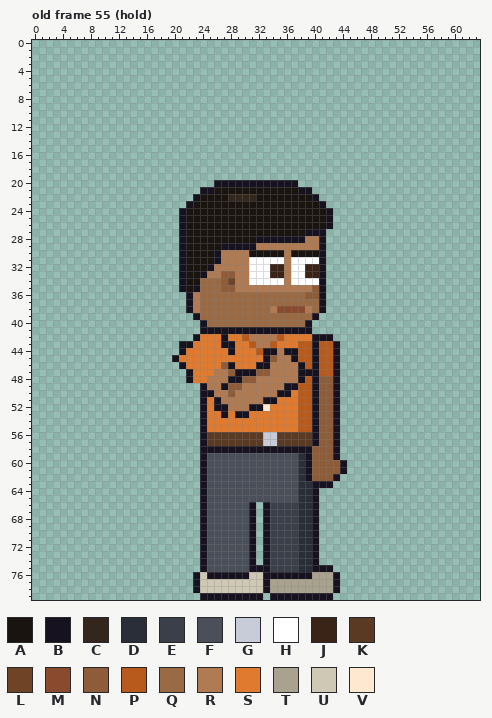
Two versions of one pixel-art file, sprites/expo/expo_vendo_right_anim.aseprite. The first picture shows the starting point.
64x80 pixels, 123 frames. Colours within 5 levels of each other are drawn and written as one. Shown: old frame 55 (hold). The commit also changed other frames, which this record leaves out.
Visible layers, top first: "Arm Top", "Stubble", "Hair", "Face", "Watch", "Near Arm", "Collar", "Belt", "Shirt", "Body", "Back Arm", "Pants", "Shoes".
Palette (. is transparent): A #1a1410  B #17121f  C #33261c  D #2a2e38  E #3a3f4a  F #4a4f5a  G #c8ccd8  H #ffffff  J #3a2418  K #5a3a22  L #6e4326  M #8a4a2e  N #8e5c38  P #b85a1c  Q #9a6a44  R #b07a52  S #e07a2e  T #a9a28f  U #cfc8b5  V #ffe8d0
Pixels before, old frame 55 (hold) (only the part around the change), first column x 4:
14 ...........................................................
15 ...........................................................
16 ...........................................................
17 ...........................................................
18 ...........................................................
19 ...........................................................
20 ......................BBBBBBBBBBBB.........................
21 ....................BBAAAAAAAAAAAABB.......................
22 ...................BAAAACCCCAAAAAAAAB......................
23 ..................BAAAAAAAAAAAAAAAAAAB.....................
24 .................BAAAAAAAAAAAAAAAAAAAAB....................
25 .................BAAAAAAAAAAAAAAAAAAAAB....................
26 .................BAAAAAAAAAAAAAAAAAAAAB....................
27 .................BAAAAAAAAAAAAAAAAABBB.....................
28 .................BAAAAAAAAAABBBBBBBRRB.....................
29 .................BAAAAABBBBBRRRRRRRRRB.....................
30 .................BAAAABRRRRAAAAARAAAAB.....................
31 .................BAAAABRRRRHHHHHRHHHHB.....................
32 .................BAAABRRRRRHHHJJRHHJJB.....................
33 .................BAABRRNNRRHHHJJRHHJJB.....................
34 .................BAAQQQNLRRHHHHHRHHHHB.....................
35 .................BABQQQNNRRRRRRRRRRRNB.....................
36 ..................BRQQQQQQQQQQQQQQQNNB.....................
37 ..................BRQQQQQQQQQQQQQQQQQB.....................
38 ..................BRQQQQQQQQQQRMMMMRQB.....................
39 ...................BQQQQQQQQQQQQQQQQB......................
40 ....................BQQQQQQQQQQQQQQB.......................
41 ....................BBBBBBBBBBBBBBBB.......................
42 ...................BSSSBSSPRRRRPSSSSBBB....................
43 .................BBSSSSBBSSPRRPSSSPPBPPB...................
44 .................BSSSSSSBSSSPBBRBBPPBPPB...................
45 ................BSSSSSSSSSSSSBNRRBPPBPPB...................
46 .................BSSSSSNBSSSBBRRRRBPBPPB...................
47 ..................BSSSRRNBBBNNRRRRBBBPPB...................
48 ..................BSSRRRBBNNRRRRRRBPBNNB...................
49 ....................BRRBNNRRRRRRBBPPBNNB...................
50 ....................BBRRNRRRRRRBBSPPBNNB...................
51 ....................BSBRRRRRRBBSSSPPBNNB...................
52 ....................BSBBRRRBBVSSSSPPBNNB...................
53 ....................BSSBSBBSSSSSSSPPBNNB...................
54 ....................BSSSSSSSSSSSSSPPBNNB...................
55 ....................BSSSSSSSSSSSSSPPBNNB...................
56 ....................BKKKKKKKKGGKKKKKBNNB...................
57 ....................BKKKKKKKKGGKKKKKBNNB...................
58 ....................BBBBBBBBBBBBBBBBNNNB...................
59 ....................BFFFFFFFFFFFFFDBNNNB...................
60 ....................BFFFFFFFFFFFFFDBNNNNB..................
61 ....................BFFFFFFFFFFFFFDBNNNNB..................
62 ....................BFFFFFFFFFFFFFDBNNNB...................
63 ....................BFFFFFFFFFFFFFDDBBB....................
64 ....................BFFFFFFFFFFFFFDDB......................
65 ....................BFFFFFFFFFFFFFDDB......................
66 ....................BFFFFFFB.BEEEEDDB......................
67 ....................BFFFFFFB.BEEEEDDB......................
68 ....................BFFFFFFB.BEEEEDDB......................
69 ....................BFFFFFFB.BEEEEDDB......................
70 ....................BFFFFFFB.BEEEEDDB......................
The result:
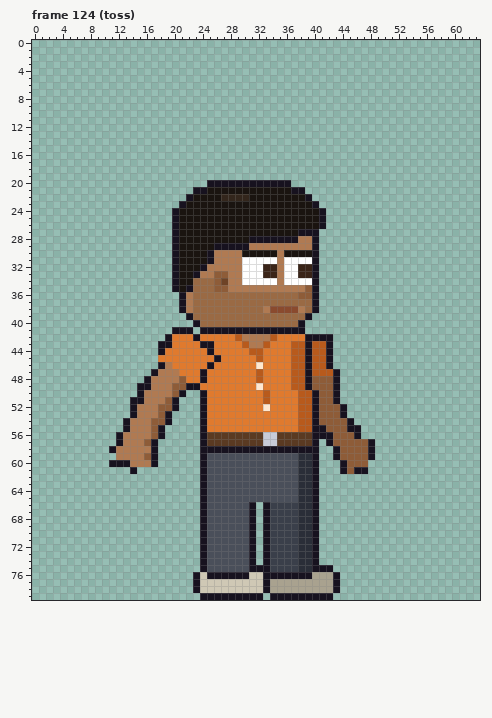
A new or re-ordered frame is compared with the old frame closest to it.
Diff:
frames 123 -> 129
Changed rows in their new state; - is an unchanged pixel.
Frame 124 (toss) is new; against old frame 55 (hold):
first column x 11:
20 --------------B-----------.-----------
21 ------------B-A-----------B-.---------
22 -----------BA---C---A-------B.--------
23 ----------BA-----------------B.-------
24 ---------BA-------------------B.------
25 ---------BA-------------------B.------
26 ---------BA-------------------B.------
27 ---------BA----------------B--.-------
28 ---------BA---------B------R-B.-------
29 ---------BA----B----R--------B.-------
30 ---------BA---BR---A----RA---B.-------
31 ---------BA---BR---H----RH---B.-------
32 ---------BA--BR----H--J-RH-J-B.-------
33 ---------BA-BR-N-R-H--J-RH-J-B.-------
34 ---------BA-Q--NLR-H----RH---B.-------
35 ---------BABQ--N-R----------NB.-------
36 ----------BRQ--------------N-B.-------
37 ----------BRQ----------------B.-------
38 ----------BRQ---------RM---RQB.-------
39 -----------BQ---------------B.--------
40 ------------BQ-------------B.---------
41 ---------BBB----------------.---------
42 --------BSSS----S-PR---PS---B---------
43 -------BBSSS-BB-SS-PR-PS--P-BP-B.-----
44 -------BSSS---B--S--P-SSSSP-BP-B.-----
45 -------SSS-----B-----PSSSSP-BP-B.-----
46 -------BRSS---B-SS---VSSSSPPBP-B.-----
47 ------BRRRSS-B-SSSSSSPSSSSPP-P--------
48 -----BRRRRNS-BSSSSSSSPSSSSPPBN--------
49 ----BBRRRNNBBSSSSSSSSVSSSSP-BN--------
50 ----BRRRRNB---SSSSSSSSPSSS------------
51 ---BBRRRNB-----SSSSSSSPS--------------
52 ---BRRRNNB-----SSSSSSS----------NB----
53 ---BRRRNB-------S-SS------------NB----
54 --BRRRNNB-----------------------NNB---
55 --BRRRNB----------------------B-NNBB--
56 -BRRRRNB----------------------BBNNNB--
57 -BRRRNB-----------------------.BNNNNNB
58 BRRRRRB----------------------B..-NNNNB
59 -RRRRNB---------------------DB..-NNNNB
60 BBBRRRB---------------------DB...-NNN-
61 ---B------------------------DB...-NBB-
62 ----------------------------DB...-----
63 ------------------------------..------
Boxes around the changes in both pictures, in picture pixels (x1, y1, x2, y2):
changed: (109, 180, 375, 488)
